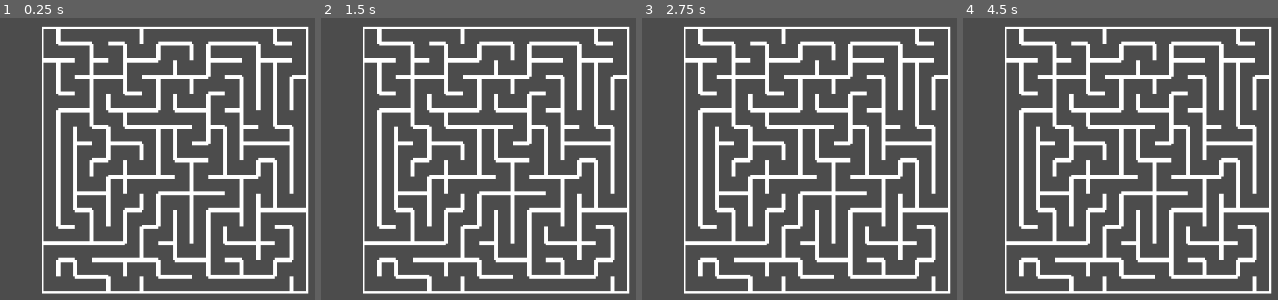
Above: before the commit, frames 1-4 (left to right).
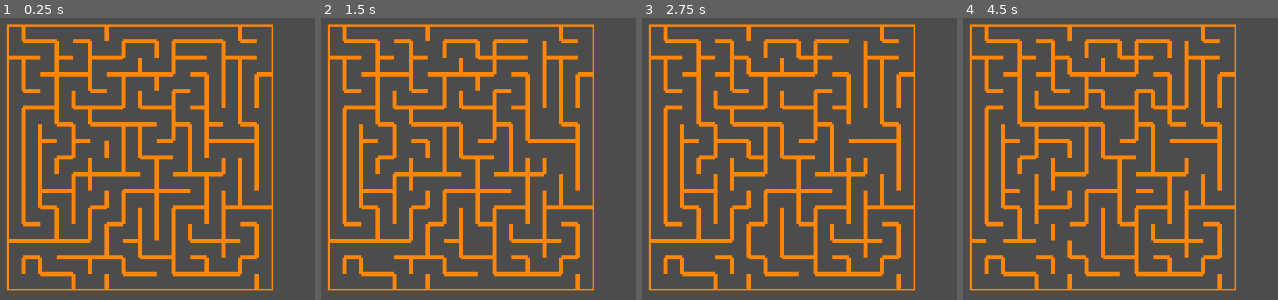
Above: after the commit, the same moments.

Repository: whitehatcat-JE/kiwijamGroupGame2022
Game: Godot game, scene res://map.tscn
The game is run twice, just before and just after one commit, with the same random seed, the same clock (stepped at 60 frames per second) and the same inputs. The project has no main scene, so this scene is started directly.
Inputs:
- Up to frame 1 (0.25 s): no input
- Up to frame 2 (1.5 s): tap Enter at 1.25 s
- Up to frame 3 (2.75 s): no input
- Up to frame 4 (4.5 s): tap Space at 2.75 s; tap Enter at 4.25 s

The runs differ from the first frame. In frame 1, 37% of the frame differs, in the area x 1-99%, y 2-98%; in frame 2, 37%; in frame 3, 37%; in frame 4, 37%.

Commit message:
Added maze solving algorithm

Diff:
--- a/map.tscn
+++ b/map.tscn
@@ -10,6 +10,12 @@
 script = ExtResource( 1 )
 
 [node name="Camera2D" type="Camera2D" parent="."]
-position = Vector2( 338, 264 )
+position = Vector2( 472, 274 )
 current = true
 zoom = Vector2( 3, 3 )
+
+[node name="changeTime" type="Timer" parent="."]
+wait_time = 0.1
+autostart = true
+
+[connection signal="timeout" from="changeTime" to="." method="_on_changeTime_timeout"]
--- a/mazeMapPiece.tscn
+++ b/mazeMapPiece.tscn
@@ -6,3 +6,4 @@
 margin_left = -32.0
 margin_right = 32.0
 margin_bottom = 8.0
+color = Color( 1, 0.529412, 0.027451, 1 )
--- a/scripts/map.gd
+++ b/scripts/map.gd
@@ -1,22 +1,28 @@
 extends Node2D
 
 var mazePieceSize:int = 64
+var currentPieces:Array = []
 
 onready var mazeMapPiece:PackedScene = preload("res://mazeMapPiece.tscn")
 
 # Called when the node enters the scene tree for the first time.
 func _ready():
-	randomize()
 	O.makeMaze()
 	renderMaze()
 
+func _process(delta):
+	pass
+
 func generateMazePiece(startingPos:Vector2):
 	var newMazePiece:Node = mazeMapPiece.instance()
+	currentPieces.append(newMazePiece)
 	self.add_child(newMazePiece)
 	newMazePiece.position = startingPos
 	return newMazePiece
 
 func renderMaze():
+	for piece in currentPieces: piece.queue_free()
+	currentPieces.clear()
 	for y in range(O.MAZE_SIZE):
 		for x in range(O.MAZE_SIZE):
 			var walls = O.maze[y][x]
@@ -39,3 +45,8 @@
 				walls -= 1
 				var newPiece:Node = generateMazePiece(Vector2(x*mazePieceSize, y*mazePieceSize))
 				newPiece.position.y -= mazePieceSize / 2
+
+
+func _on_changeTime_timeout():
+	O.changeMaze()
+	renderMaze()
--- a/scripts/overlord.gd
+++ b/scripts/overlord.gd
@@ -9,8 +9,26 @@
 
 const MAZE_SIZE:int = 16
 
+var seedProgress:int = 0
+var sharedSeed:int = 123456789
+
 var cellWalls = {Vector2(0, -1): N, Vector2(1, 0): E,
 				  Vector2(0, 1): S, Vector2(-1, 0): W}
+
+func seedRand(lower, upper):
+	seedProgress += 1
+	if seedProgress > 1000000:
+		seedProgress = 0
+	var newSeed:String = str(pow(sharedSeed, 2) + seedProgress)
+	while len(newSeed) < 11: newSeed = "0" + newSeed + "0"
+	if len(newSeed) % 2 == 1:
+		var center:int = int(float(len(newSeed)) / 2.0) + 1
+		newSeed = newSeed[center-4] + newSeed[center-3] + newSeed[center-2] + newSeed[center-1] + newSeed[center+1] + newSeed[center+2] + newSeed[center+3] + newSeed[center+4]
+	else:
+		var center:int = len(newSeed) / 2
+		newSeed = newSeed[center-4] + newSeed[center-3] + newSeed[center-2] + newSeed[center-1] + newSeed[center+2] + newSeed[center+3] + newSeed[center+4] + newSeed[center+5]
+	sharedSeed = int(newSeed)
+	return (sharedSeed % (upper - lower)) + lower
 
 func checkNeighbors(cell, unvisited):
 	# returns an array of cell's unvisited neighbors
@@ -46,11 +64,68 @@
 			unvisited.erase(current)
 		elif stack:
 			current = stack.pop_back()
-	for y in range(MAZE_SIZE):
-		var row = ""
-		for x in range(MAZE_SIZE):
-			row += str(maze[y][x])
-			if len(str(maze[y][x])) == 1:
-				row += " "
-			row += " "
-		print(row)
+
+func changeMaze(try:int = 0):
+	if try >= 5:
+		#yield(get_tree(), "idle_frame")
+		try = 0
+	var targetCell:Vector2 = Vector2(seedRand(1, MAZE_SIZE - 2), seedRand(1, MAZE_SIZE - 2))
+	var changeDirection = seedRand(0, 3)
+	var neighbouringCell:Vector2 = targetCell + [Vector2(0, -1), Vector2(1, 0), Vector2(0, 1), Vector2(-1, 0)][changeDirection]
+	var changedMaze:Array = maze.duplicate(true)
+	var targetDirec:int = [1, 2, 4, 8][changeDirection]
+	var neighbouringDirec:int = [4, 8, 1, 2][changeDirection]
+	if checkIfWall(changedMaze[targetCell.y][targetCell.x], targetDirec):
+		if changedMaze[targetCell.y][targetCell.x] in [1, 2, 4, 8]:
+			changeMaze(try + 1)
+			return
+		changedMaze[targetCell.y][targetCell.x] -= targetDirec
+		changedMaze[neighbouringCell.y][neighbouringCell.x] -= neighbouringDirec
+	else:
+		changedMaze[targetCell.y][targetCell.x] += targetDirec
+		changedMaze[neighbouringCell.y][neighbouringCell.x] += neighbouringDirec
+	if !confirmSolvability(changedMaze, targetCell) or !confirmSolvability(changedMaze, neighbouringCell):
+		changeMaze(try + 1)
+		return
+	maze = changedMaze
+
+func confirmSolvability(newMaze:Array, startingPos:Vector2):
+	var goal:Vector2 = Vector2(MAZE_SIZE - 1, MAZE_SIZE - 1)
+	var visitedCells:Array = [startingPos]
+	var cellQueue:Array = [startingPos]
+	while len(cellQueue) > 0:
+		var currentCell:Vector2 = cellQueue.pop_front()
+		if currentCell.x > 0:
+			if !(checkIfWall(newMaze[currentCell.y][currentCell.x], W) or currentCell - Vector2(1, 0) in visitedCells):
+				cellQueue.append(currentCell - Vector2(1, 0))
+		if currentCell.x < MAZE_SIZE - 1:
+			if !(checkIfWall(newMaze[currentCell.y][currentCell.x], E) or currentCell + Vector2(1, 0) in visitedCells):
+				cellQueue.append(currentCell + Vector2(1, 0))
+		if currentCell.y > 0:
+			if !(checkIfWall(newMaze[currentCell.y][currentCell.x], N) or currentCell - Vector2(0, 1) in visitedCells):
+				cellQueue.append(currentCell - Vector2(0, 1))
+		if currentCell.y < MAZE_SIZE - 1:
+			if !(checkIfWall(newMaze[currentCell.y][currentCell.x], S) or currentCell + Vector2(0, 1) in visitedCells):
+				cellQueue.append(currentCell + Vector2(0, 1))
+		visitedCells.append(currentCell)
+		if currentCell == goal: return true;
+	return false
+
+func checkIfWall(walls, direction):
+	if walls >= W:
+		walls -= W
+		if direction == W:
+			return true
+	if walls >= S:
+		walls -= S
+		if direction == S:
+			return true
+	if walls >= E:
+		walls -= E
+		if direction == E:
+			return true
+	if walls >= N:
+		walls -= N
+		if direction == N:
+			return true
+	return false
